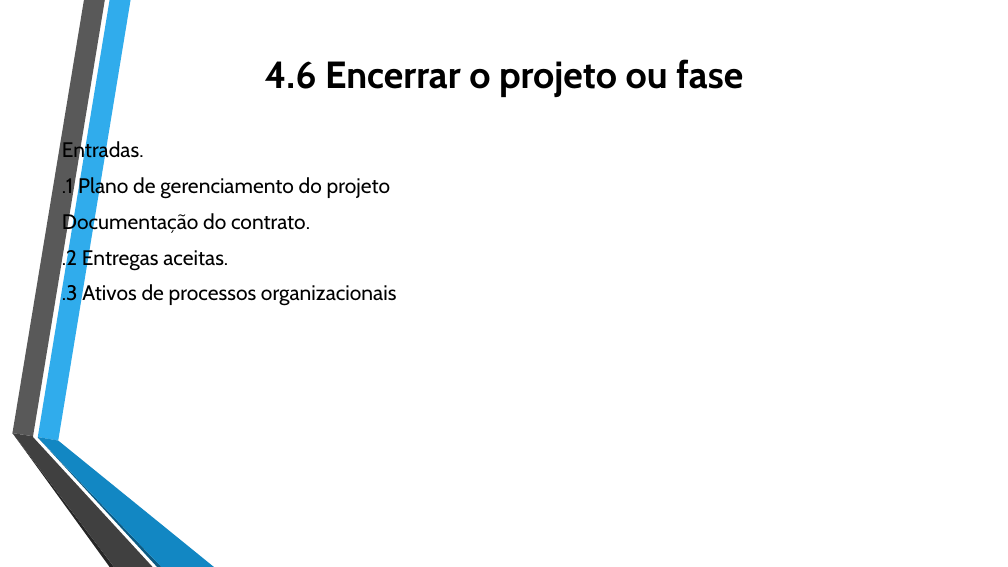
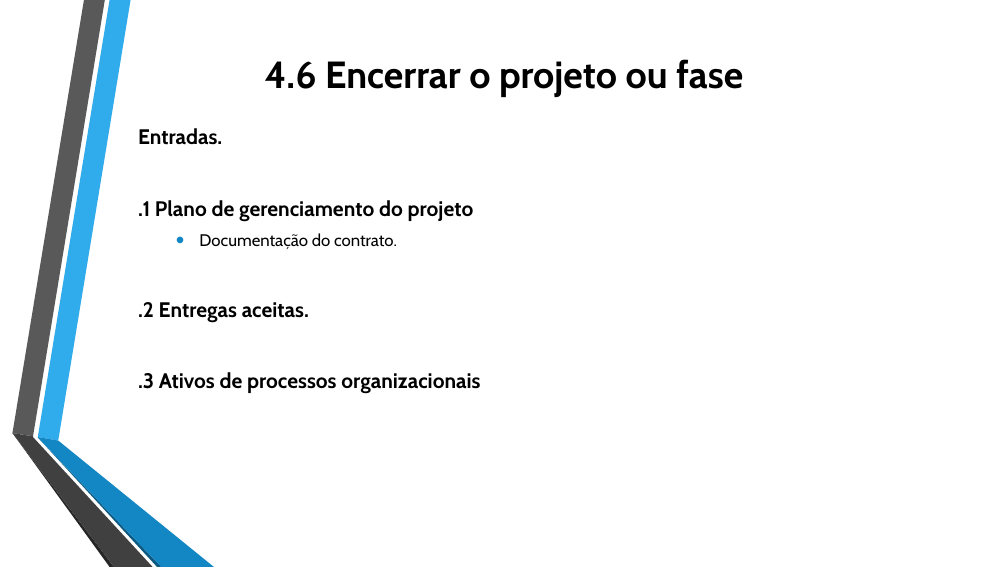
Before and after one commit to jharbes/ADMINISTRACAO-DE-REDES, a slide deck: slide 43 of RELATORIO PROVA P2/relatorio-pmbok-capitulo4-jharbes.pptx. Drawn at 1008x567 pixels with LibreOffice and Linux fonts; fonts in the diff are those of the drawing. Boxes give left, top, right and bottom in pixels: in the first picture for what was removed or moved away, otherwise in the second. Text is boxed around its words. In the diff, an @@ line names an element or a change of style, - is before the commit and + after.

```diff
--- a/RELATORIO PROVA P2/relatorio-pmbok-capitulo4-jharbes.pptx
+++ b/RELATORIO PROVA P2/relatorio-pmbok-capitulo4-jharbes.pptx
@@ text "Entradas.": place and size @@
-text "Entradas." at box(62, 140, 396, 306)
+text "Entradas." at box(138, 128, 480, 394)
@@ text "Entradas." at box(138, 128, 480, 394): bold on in "Entradas.", ".1 Plano de gerenciamento do projeto", ".2 Entregas aceitas.", ".3 Ativos de processos organizacionais"; size 20 to 16 pt in "Documentação do contrato."; bullet none to •; list level 1 to 2 in "Documentação do contrato." @@
```
Also in this commit, not shown: 7 other slides changed.
